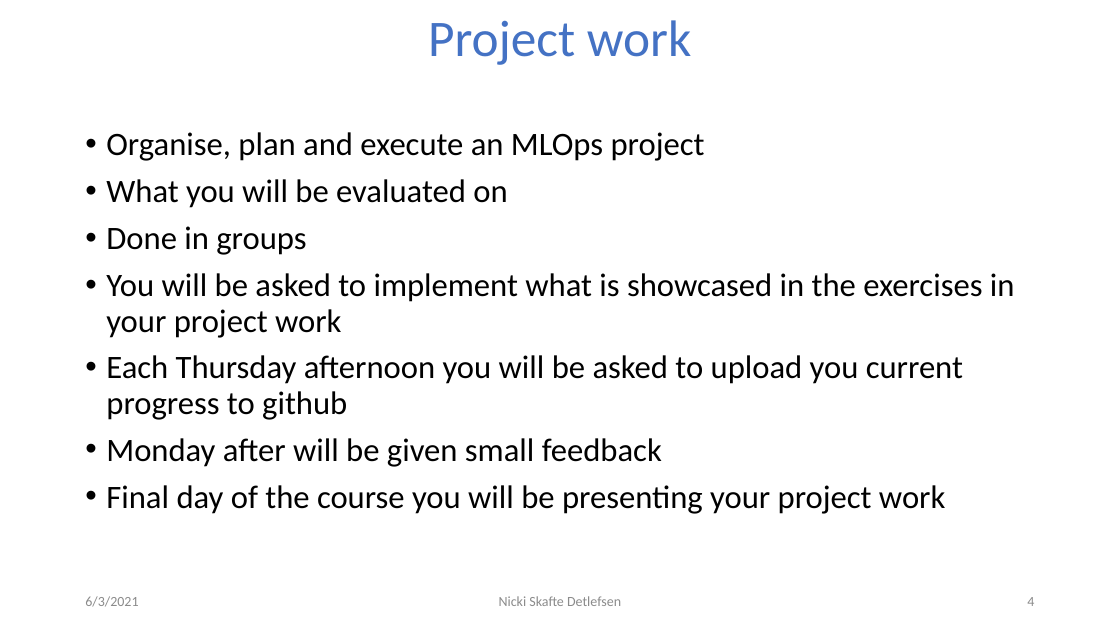
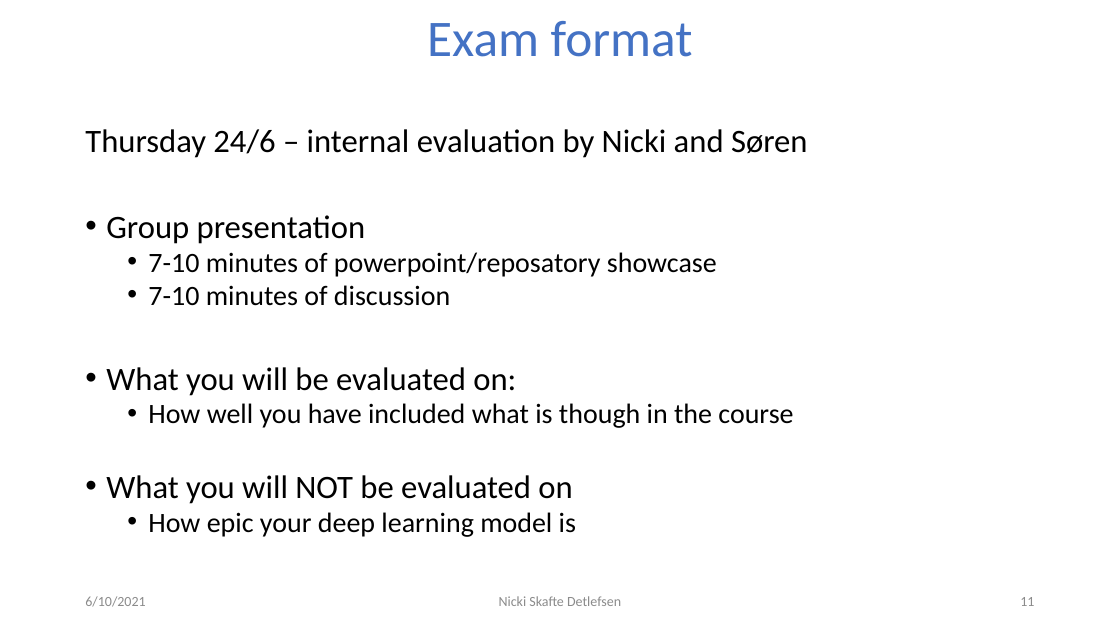
Before and after one commit to DeepEasterbunny/dtu_mlops, a slide deck: slide 11 of 05_project_overview/The_pytorch_ecosystem.pptx (slide 4 before the commit). Drawn at 1120x630 pixels with LibreOffice and Linux fonts; fonts in the diff are those of the drawing; background and template pictures are left out. Boxes give left, top, right and bottom in pixels: in the first picture for what was removed or moved away, otherwise in the second. Text is boxed around its words. In the diff, an @@ line names an element or a change of style, - is before the commit and + after.

```diff
--- a/05_project_overview/The_pytorch_ecosystem.pptx
+++ b/05_project_overview/The_pytorch_ecosystem.pptx
@@ title at box(427, 21, 693, 57): text changed @@
-Project work
+Exam format
@@ text at box(85, 129, 808, 537): text changed; size 28 to 24 pt @@
-• Organise, plan and execute an MLOps project
-• What you will be evaluated on
-• Done in groups
-• You will be asked to implement what is showcased in the exercises in your project work
-• Each Thursday afternoon you will be asked to upload you current progress to github
-• Monday after will be given small feedback
-• Final day of the course you will be presenting your project work
+Thursday 24/6 – internal evaluation by Nicki and Søren
+• Group presentation
+  • 7-10 minutes of powerpoint/reposatory showcase
+  • 7-10 minutes of discussion
+• What you will be evaluated on:
+  • How well you have included what is though in the course
+• What you will NOT be evaluated on
+  • How epic your deep learning model is
@@ text at box(85, 596, 145, 607): text changed @@
-6/3/2021
+6/10/2021
@@ page number at box(1020, 597, 1034, 606): text changed @@
-4
+11
```
Also in this commit, not shown: 7 other slides changed, 3 slides added, 2 other files.
